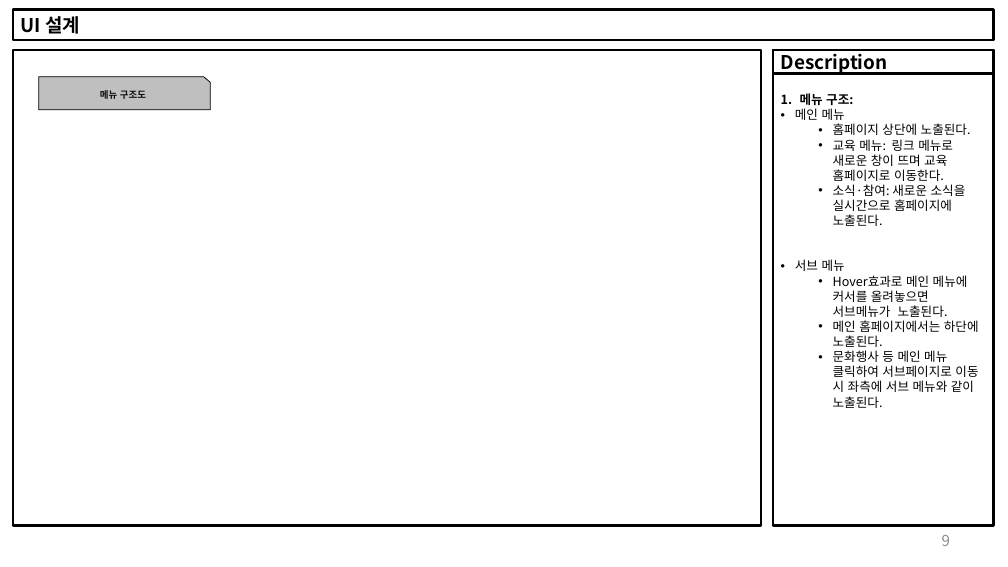
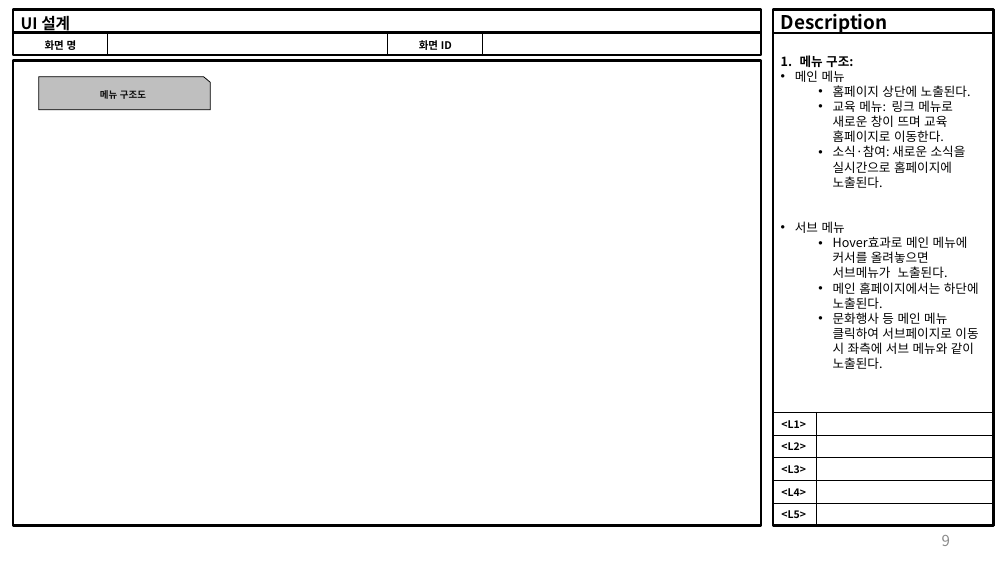
Before and after one commit to zizi3421/meeting_site_project01, a slide deck: slide 9 of PPT/웹 스토리보드.pptx. Drawn at 1008x567 pixels with LibreOffice and Linux fonts; fonts in the diff are those of the drawing. Boxes give left, top, right and bottom in pixels: in the first picture for what was removed or moved away, otherwise in the second. Text is boxed around its words. In the diff, an @@ line names an element or a change of style, - is before the commit and + after.

```diff
--- a/PPT/웹 스토리보드.pptx
+++ b/PPT/웹 스토리보드.pptx
@@ text "UI 설계" at (21, 13, 70, 34): size 18 to 15 pt @@
@@ rectangle: place and size @@
-rectangle at (14, 10, 994, 40)
+rectangle at (14, 10, 761, 33)
@@ rectangle "Description": place and size @@
-rectangle "Description" at (774, 50, 994, 73)
+rectangle "Description" at (774, 10, 994, 33)
@@ rectangle: place and size @@
-rectangle at (774, 50, 994, 526)
+rectangle at (774, 10, 994, 526)
@@ table added at (14, 34, 763, 56), 1 rows, 4 columns @@
+화면 명 |  | 화면 ID | 
@@ rectangle added at (14, 33, 761, 55), outline #000000 2.25 pt @@
@@ text "메뉴 구조:": place and size @@
-text "메뉴 구조:" at (795, 93, 979, 408)
+text "메뉴 구조:" at (795, 55, 979, 369)
@@ rectangle: place and size @@
-rectangle at (14, 50, 761, 526)
+rectangle at (14, 60, 761, 526)
@@ table added at (774, 412, 994, 526), 5 rows, 2 columns @@
+<L1> | 
+<L2> | 
+<L3> | 
+<L4> | 
+<L5> | 
```
Also in this commit, not shown: 3 other slides changed, 1 slide added, 1 slide removed.
